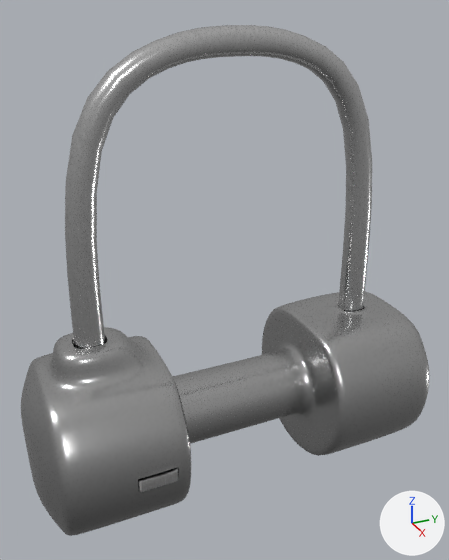
The Blender file Blender/PuzzleMaze_Objects.blend, before and after one commit.
Rendered twice from a 50 mm lens placed at (6.26, -2.93, 4.86), pointed at (-0.01, -0.1, 1.72). The lights are fixed; the arrows at lower right show +X, +Y and +Z.

In view in the first picture: 'Combo'.
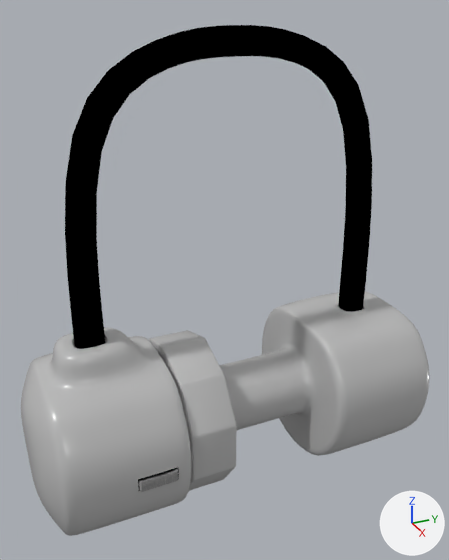
Diff of the bpy script that builds the scene:
```diff
--- a/Blender/PuzzleMaze_Objects.blend.py
+++ b/Blender/PuzzleMaze_Objects.blend.py
@@ mat_metal @@
 mat_metal = bpy.data.materials.new('Metal')
-# nodes: BsdfPrincipled, OutputMaterial, TexImage x2
+# nodes: Mapping, OutputMaterial, TexCoord, TexImage, TexNoise, ValToRGB
+# colours: grey #979797, white #ffffff
 # uses the picture img_t_combo_albedo
-# uses the picture img_t_combo_roughness
@@ mat_combo @@
 n0 = _N.new('ShaderNodeBsdfPrincipled'); n0.name = 'Principled BSDF'
 n0.inputs[0].default_value = (0.5, 0.5, 0.5, 1.0)  # 'Base Color', grey #bcbcbc
-n0.inputs[1].default_value = 1.0  # 'Metallic'
 n1 = _N.new('ShaderNodeOutputMaterial'); n1.name = 'Material Output'
@@ ob_combo1 @@
 ob_combo1.location = (0.0, 0.0, 0.0)
-ob_combo1.hide_set(True)
```

Changed parts and their boxes (x1, y1, x2, y2) in the pictures (449 x 560 px):
'Combo', surface changed
    both: (21, 25, 429, 536)
'Combo1', shown
    after: (149, 330, 237, 491)
